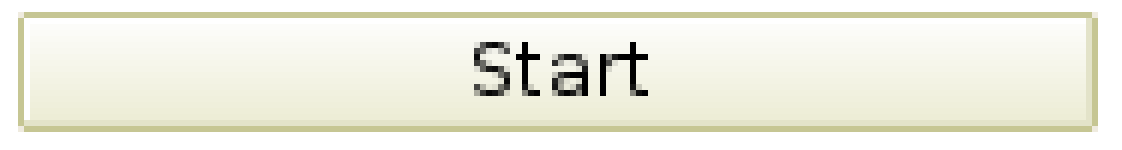
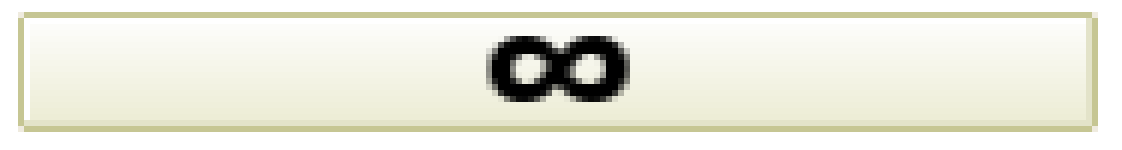
Before/after of a 1122×150 layered artwork. What changed in the layer stack:
added layer "∞" above "inf" over (486, 36, 630, 102)
added layer "Clipboard" above "Screenshot" over (474, 36, 648, 102)
